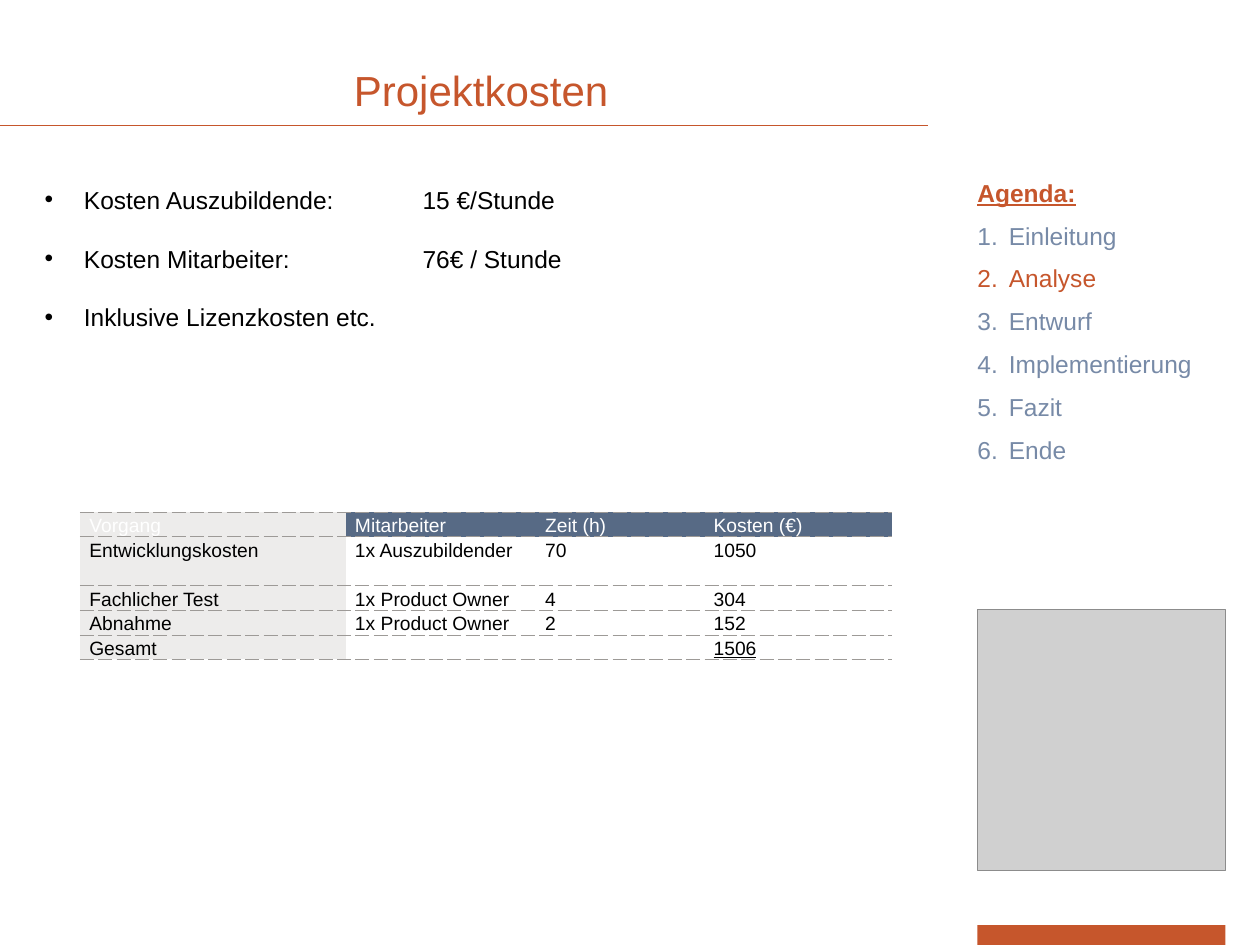
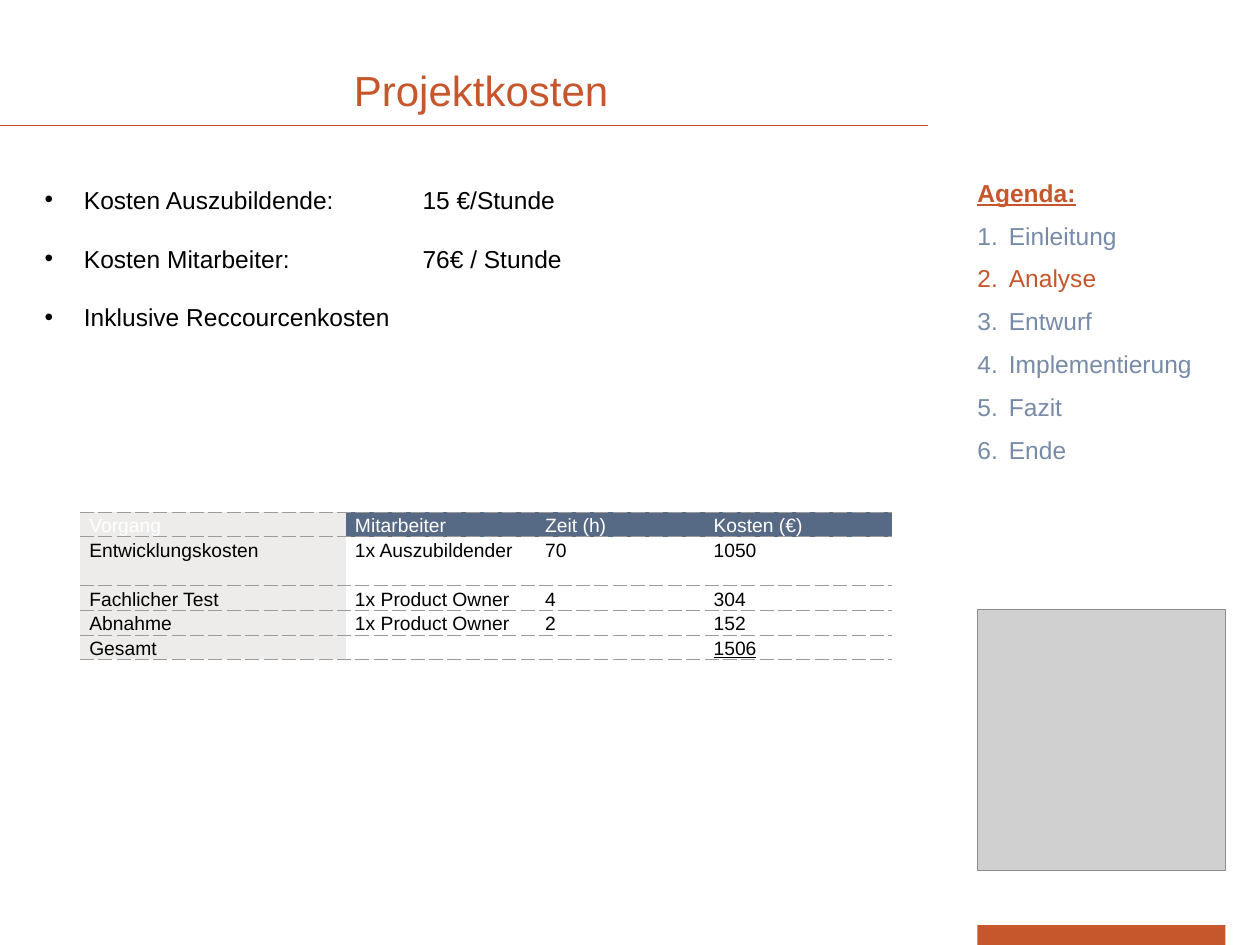
Before and after one commit to devonik/myownpage, a slide deck: slide 6 of PräsentationOhneVideo.pptx. Drawn at 1260x945 pixels with LibreOffice and Linux fonts; fonts in the diff are those of the drawing; grey boxes stand for pictures; background and template pictures are left out. Boxes give left, top, right and bottom in pixels: in the first picture for what was removed or moved away, otherwise in the second. Text is boxed around its words. In the diff, an @@ line names an element or a change of style, - is before the commit and + after.

```diff
--- a/PräsentationOhneVideo.pptx
+++ b/PräsentationOhneVideo.pptx
@@ text at [84, 308, 389, 327]: text changed @@
-• Inklusive Lizenzkosten etc.
+• Inklusive Reccourcenkosten
```
Also in this commit, not shown: 3 other slides changed.
